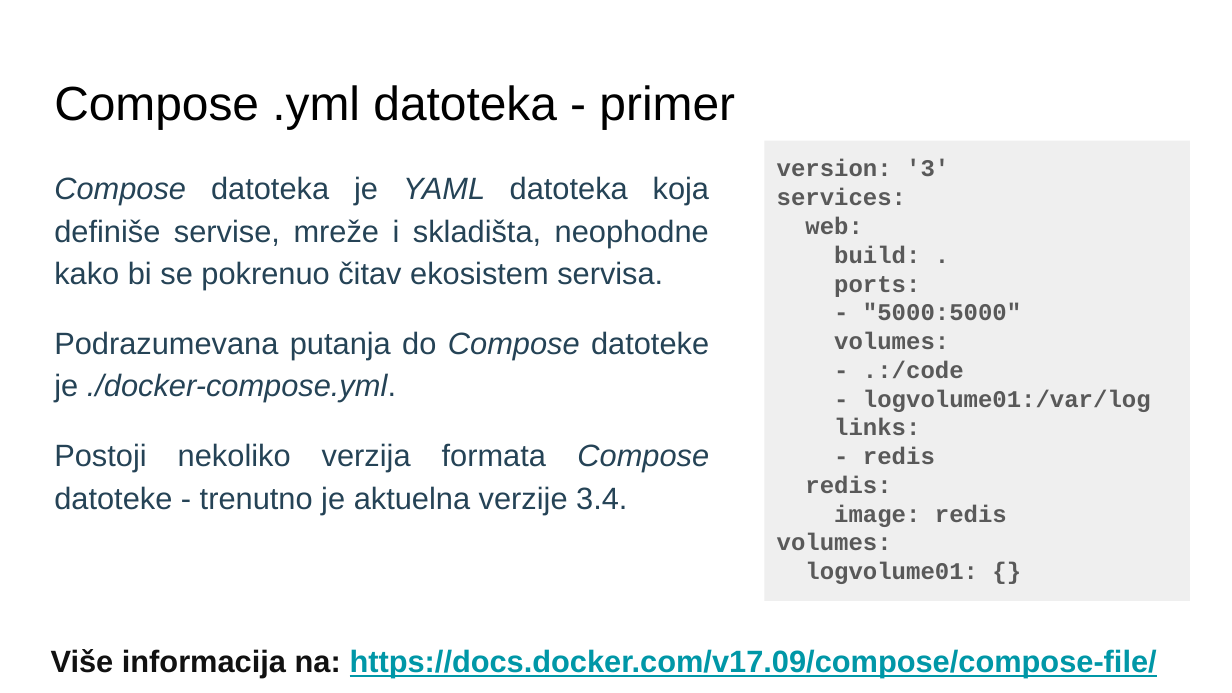
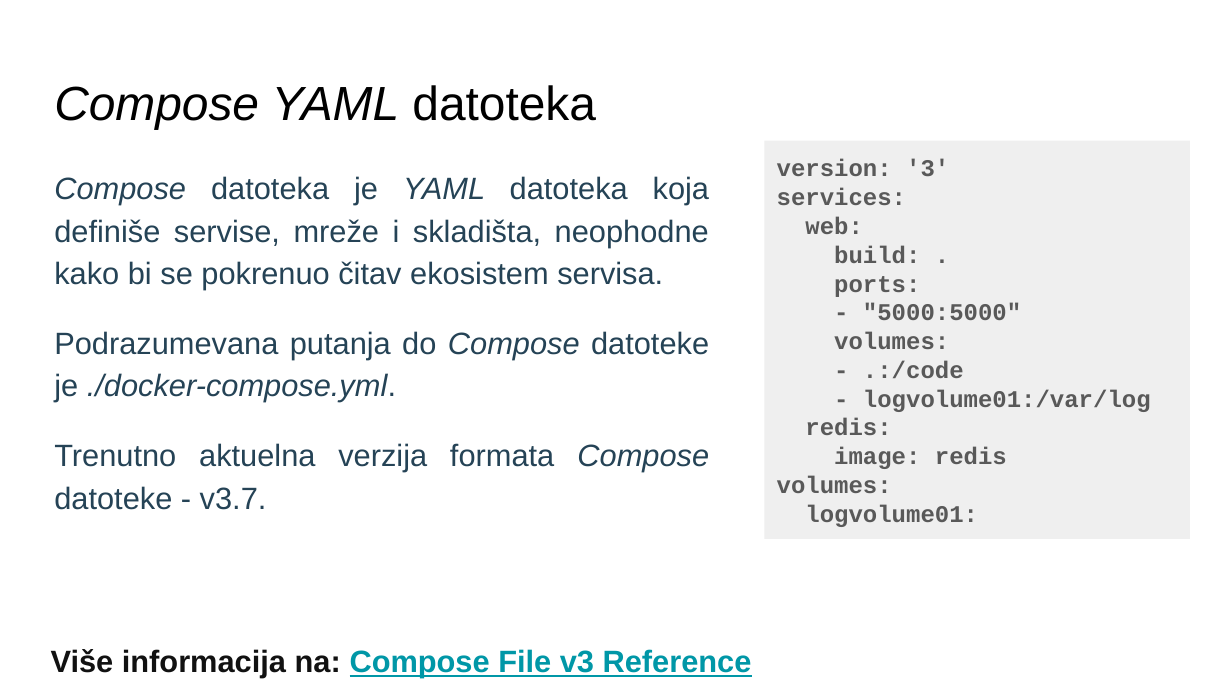
Before and after one commit to vdimitrieski/asvsp, a slide deck: slide 3 of Vezbe/Termin2/02_ASVSP_DockerCompose.pptx (slide 5 before the commit). Drawn at 1232x693 pixels with LibreOffice and Linux fonts; fonts in the diff are those of the drawing. Boxes give left, top, right and bottom in pixels: in the first picture for what was removed or moved away, otherwise in the second. Text is boxed around its words. In the diff, an @@ line names an element or a change of style, - is before the commit and + after.

```diff
--- a/Vezbe/Termin2/02_ASVSP_DockerCompose.pptx
+++ b/Vezbe/Termin2/02_ASVSP_DockerCompose.pptx
@@ title at bbox=[54, 85, 596, 129]: text changed; italic on @@
-Compose .yml datoteka - primer
+Compose YAML datoteka
@@ text "version: '3'": place and size @@
-text "version: '3'" at bbox=[764, 140, 1190, 601]
+text "version: '3'" at bbox=[764, 140, 1190, 538]
@@ text at bbox=[834, 418, 935, 464]: paragraphs removed @@
-links:
-- redis
@@ text at bbox=[54, 443, 709, 510]: text changed @@
-Postoji nekoliko verzija formata Compose datoteke - trenutno je aktuelna verzije 3.4.
+Trenutno aktuelna verzija formata Compose datoteke - v3.7.
@@ text at bbox=[805, 504, 978, 527]: text changed @@
-logvolume01: {}
+logvolume01:
@@ text at bbox=[51, 649, 752, 678]: text changed @@
-Više informacija na: https://docs.docker.com/v17.09/compose/compose-file/
+Više informacija na: Compose File v3 Reference
```
Also in this commit, not shown: 3 other slides changed, 4 slides added, 4 other files.
